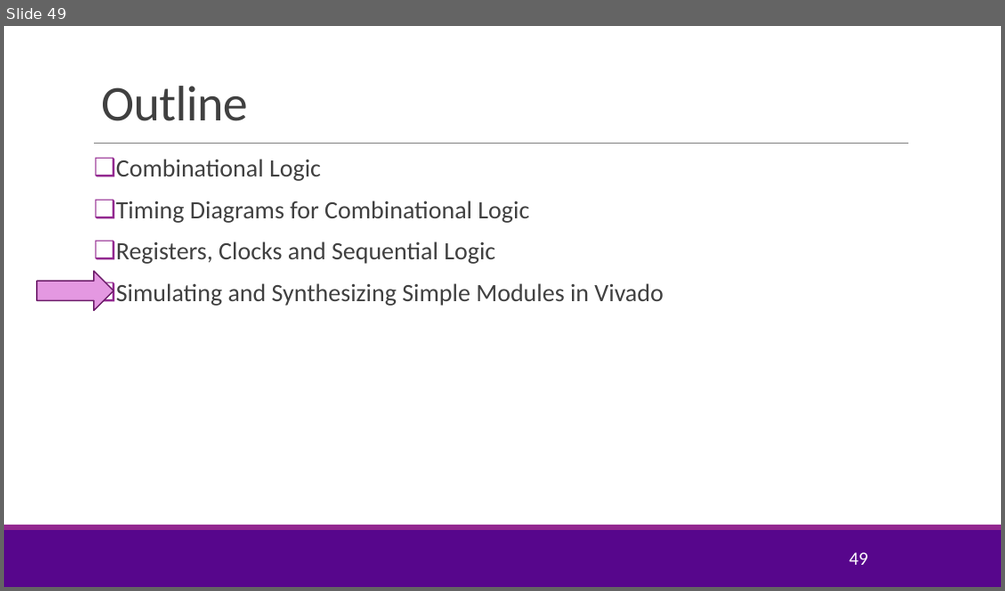
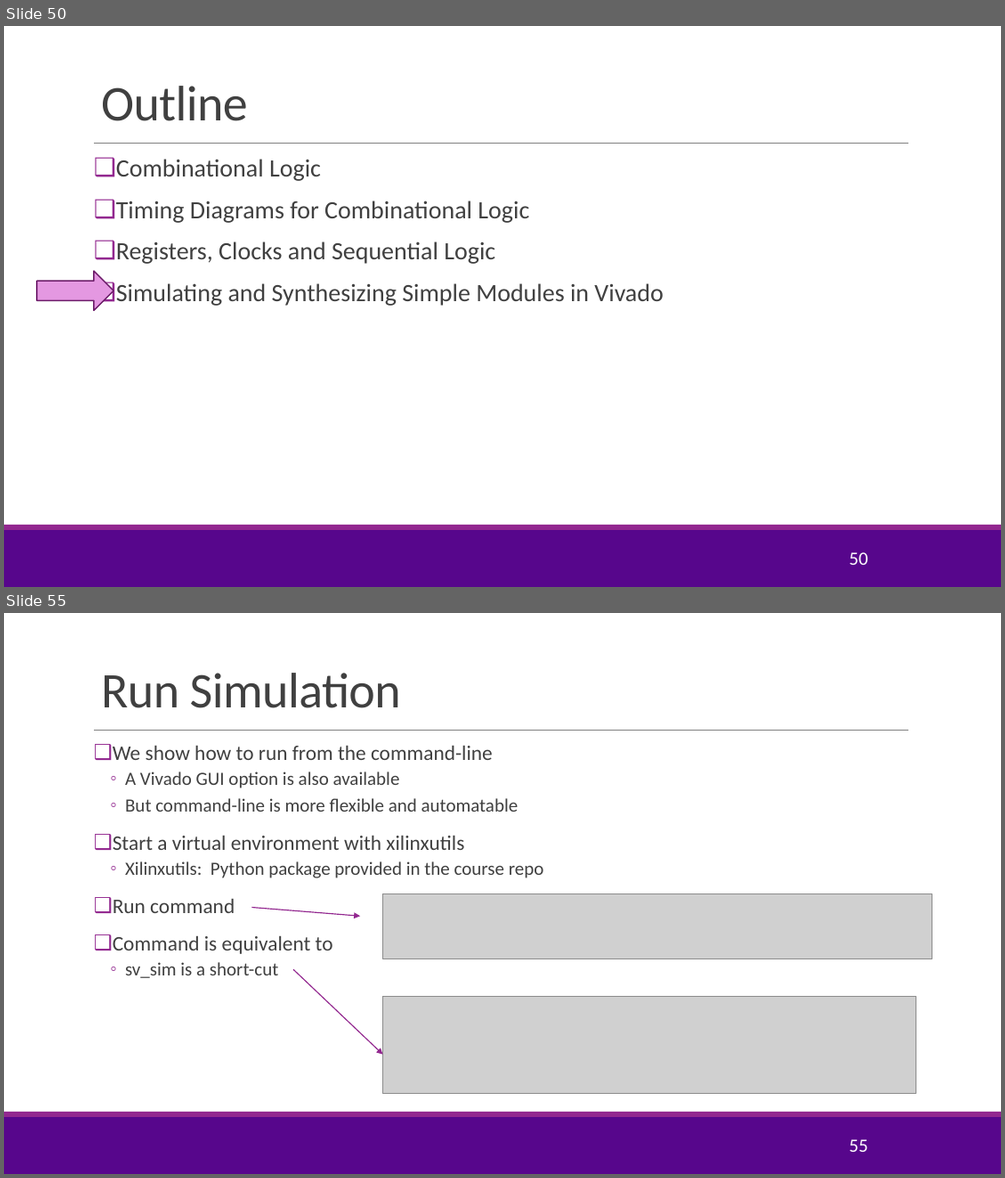
Before and after one commit to sdrangan/hwdesign, a slide deck: units/unit01_basic_logic/basic_logic.pptx. Shown one above the other, each under a label of ours: slide 49 before the commit, slides 50 and 55 after it; the slides between them are not shown. The pictures are 1005x591 and 1005x1178 pixels, drawn with LibreOffice and Linux fonts; fonts in the diff are those of the drawing; grey boxes stand for pictures; background and template pictures are left out. Boxes give left, top, right and bottom in pixels: in the first picture for what was removed or moved away, otherwise in the second. Text is boxed around its words. In the diff, an @@ line names an element or a change of style, - is before the commit and + after.

Commit message:
Used a linear ReLU simulation

```diff
--- a/units/unit01_basic_logic/basic_logic.pptx
+++ b/units/unit01_basic_logic/basic_logic.pptx
@@ slide 55 added at [4, 613, 1001, 1174], background #FFFFFF; not listed: 3 template elements that a slide beside it also shows @@
@@ title added at [101, 673, 401, 708], 48 pt, text #404040 @@
+Run Simulation
@@ text added at [113, 746, 544, 978], 18 pt, text #404040 @@
+❑ We show how to run from the command-line
+  ◦ A Vivado GUI option is also available
+  ◦ But command-line is more flexible and automatable
+❑ Start a virtual environment with xilinxutils
+  ◦ Xilinxutils: Python package provided in the course repo
+❑ Run command
+❑ Command is equivalent to
+  ◦ sv_sim is a short-cut
@@ picture added at [383, 893, 932, 958] @@
@@ arrow added from (251, 907) to (360, 916), #92278F 1 pt @@
@@ arrow added from (293, 970) to (383, 1054), #92278F 1 pt @@
@@ picture added at [383, 997, 916, 1093] @@
@@ page number added at [849, 1139, 867, 1151], 18 pt, text #FFFFFF @@
+55
@@ what was slide 49 is now slide 50 @@
@@ page number at [849, 552, 867, 564]: text changed @@
-49
+50
```
Also in this commit, not shown: 6 slides changed, 9 other slides added, 14 other files.
